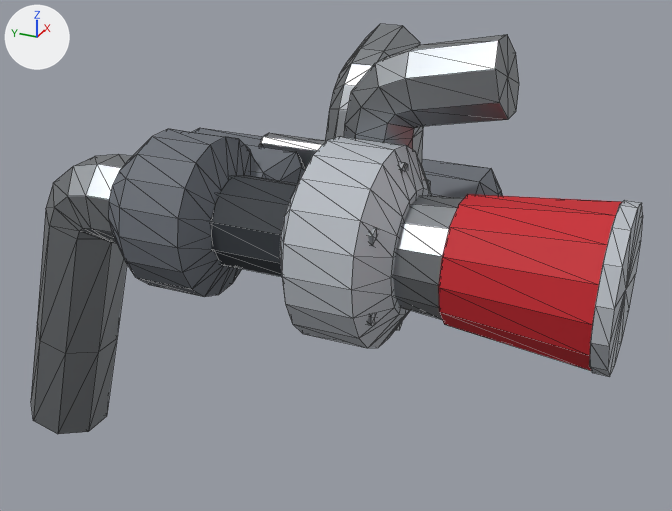
A saved change to the glTF model assets/parts/turbo/spool/spool_50/ridgeback_4x4.glb.
Before and after are seen from a camera (50 mm lens) standing at (-0.729, -0.275, 0.168) and looking at (-0.138, -0.009, -0.128). Arrows for +X, +Y and +Z are at upper left; the lights stay in place. The first picture is the older version. Mesh edges are drawn as thin lines. Where no turn or scale is listed for an object, it has been applied to the vertices. Vertices at exactly the same position are counted once.

Names of what the first picture shows: 'model'.
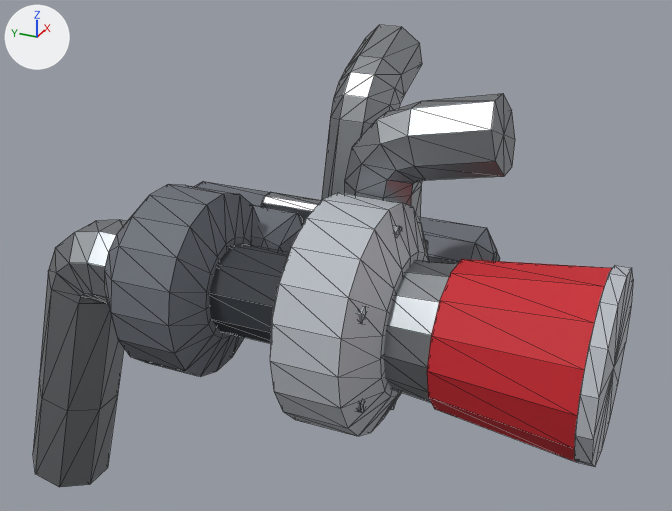
What differs and where, as boxes (x1, y1, x2, y2) in the pictures (672 x 511 px; the box of a moved part takes in the faces that stretch with it):
'model', reshaped, moved (13% taller): before (31, 24, 643, 434); after (33, 25, 633, 487)
part 1 of me_model, moved or reshaped: before (259, 133, 326, 169); after (261, 192, 322, 223)
part 2 of me_model, moved or reshaped (mostly hidden): before (368, 228, 377, 246); after (358, 306, 366, 324)
part 3 of me_model, moved or reshaped (mostly hidden): before (367, 313, 375, 326); after (357, 401, 365, 412)
part 4 of me_model, moved or reshaped (mostly hidden): before (395, 322, 402, 330); after (390, 402, 396, 410)
part 5 of me_model, moved or reshaped (mostly hidden): before (427, 180, 430, 190); after (425, 240, 428, 249)
part 6 of me_model, moved or reshaped: before (393, 194, 643, 376); after (383, 259, 633, 467)
part 7 of me_model, moved or reshaped: before (31, 154, 132, 434); after (33, 220, 127, 487)
part 8 of me_model, moved or reshaped: before (245, 145, 305, 184); after (252, 205, 304, 252)
part 9 of me_model, moved or reshaped: before (108, 129, 255, 297); after (104, 184, 260, 377)
part 10 of me_model, moved or reshaped: before (193, 128, 503, 198); after (194, 181, 500, 263)
part 11 of me_model, moved or reshaped: before (210, 175, 297, 277); after (209, 244, 289, 343)
part 12 of me_model, moved or reshaped: before (280, 137, 431, 348); after (270, 193, 429, 436)
part 13 of me_model, moved or reshaped: before (344, 34, 519, 165); after (345, 93, 515, 220)
part 14 of me_model, moved or reshaped: before (325, 24, 420, 141); after (321, 25, 422, 200)

Patch to the scene script:
```diff
--- a/assets/parts/turbo/spool/spool_50/ridgeback_4x4.glb.py
+++ b/assets/parts/turbo/spool/spool_50/ridgeback_4x4.glb.py
@@ me_model @@
 # used by ob_model
-me_model.from_pydata(...)  # 610 vertices, 1152 faces; spans x -0.146..0.146, y -0.229..0.229, z -0.168..0.168
+me_model.from_pydata(...)  # 610 vertices, 1152 faces; spans x -0.156..0.156, y -0.229..0.229, z -0.176..0.176
+# me_model part 1: the loose piece of 34 vertices spanning x 0.007..0.025, y 0.001..0.061, z -0.011..0.069 is moved by (0.008, 0.0, -0.008)
+# me_model part 2: the loose piece of 14 vertices spanning x -0.131..-0.121, y -0.091..-0.083, z 0.059..0.071 is moved by (-0.007, 0.0, -0.004)
+# me_model part 3: the loose piece of 14 vertices spanning x -0.131..-0.121, y -0.091..-0.083, z 0.007..0.019 is moved by (-0.007, 0.0, -0.013)
+# me_model part 4: the loose piece of 14 vertices spanning x -0.086..-0.075, y -0.091..-0.083, z -0.019..-0.007 is moved by (0.001, 0.0, -0.017)
+# me_model part 5: the loose piece of 14 vertices spanning x -0.04..-0.03, y -0.091..-0.083, z 0.059..0.071 is moved by (0.009, 0.0, -0.004)
+# me_model part 6: the loose piece of 88 vertices spanning x -0.131..-0.03, y -0.229..-0.094, z -0.012..0.09 is scaled about its middle by (1.18, 1, 1.18), then moved by (0.001, 0.0, -0.008)
+# me_model part 7: the loose piece of 58 vertices spanning x -0.11..-0.051, y 0.106..0.229, z -0.168..0.069 is moved by (0.001, 0.0, -0.008)
+# me_model part 8: the loose piece of 34 vertices spanning x -0.058..0.009, y 0.016..0.076, z -0.001..0.064 is scaled about its middle by (1.06, 1, 1), then moved by (0.007, 0.0, -0.008)
+# me_model part 9: the loose piece of 74 vertices spanning x -0.136..-0.025, y 0.031..0.111, z -0.016..0.094 is scaled about its middle by (1.18, 1, 1.18), then moved by (0.001, 0.0, -0.008)
+# me_model part 10: the loose piece of 34 vertices spanning x 0.023..0.079, y -0.119..0.161, z -0.031..0.049 is moved by (0.008, 0.0, -0.008)
+# me_model part 11: the loose piece of 22 vertices spanning x -0.111..-0.05, y -0.029..0.036, z 0.007..0.071 is moved by (0.001, 0.0, -0.008)
+# me_model part 12: the loose piece of 82 vertices spanning x -0.146..-0.015, y -0.099..-0.024, z -0.026..0.105 is scaled about its middle by (1.18, 1, 1.18), then moved by (0.001, 0.0, -0.008)
+# me_model part 13: 50 of 610 vertices moved; they spanned x -0.059..-0.011, y -0.144..-0.035, z 0.072..0.168 and now span x -0.049..-0.001, y -0.144..-0.035, z 0.069..0.171; mean shift (0.009, -0.001, 0.002); largest move (-0.025, -0.09, 0.11) -> (-0.015, -0.093, 0.114)
+# me_model part 14: 50 of 610 vertices moved; they spanned x -0.004..0.146, y -0.023..0.025, z -0.075..0.137 and now span x 0.004..0.156, y -0.023..0.025, z -0.093..0.176; mean shift (0.008, 0.0, 0.026); largest move (0.146, 0.011, 0.091) -> (0.156, 0.011, 0.132)
+# other edits to the shape of me_model do not show in these pictures
 me_model.materials.append(mat_raw_metal)
@@ ob_model @@
 ob_model = bpy.data.objects.new('model', me_model)
-ob_model.location = (-0.1389, -0.0007, -0.1136)
+ob_model.location = (-0.1471, -0.0007, -0.1539)
```
